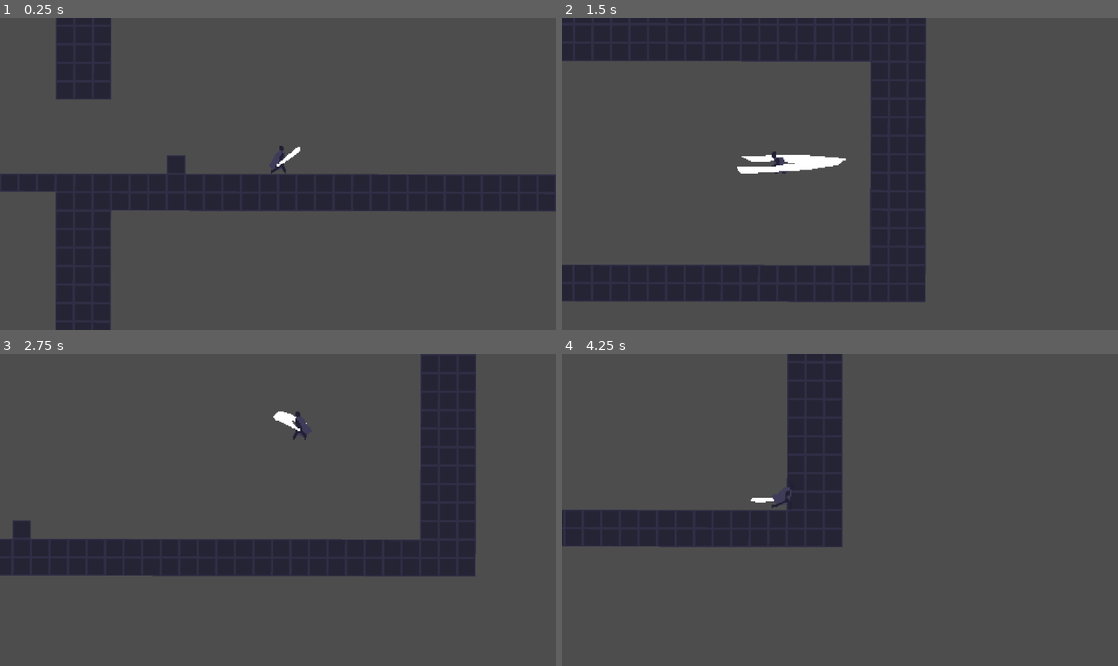
Above: before the commit, frames 1-4 (two rows, left to right).
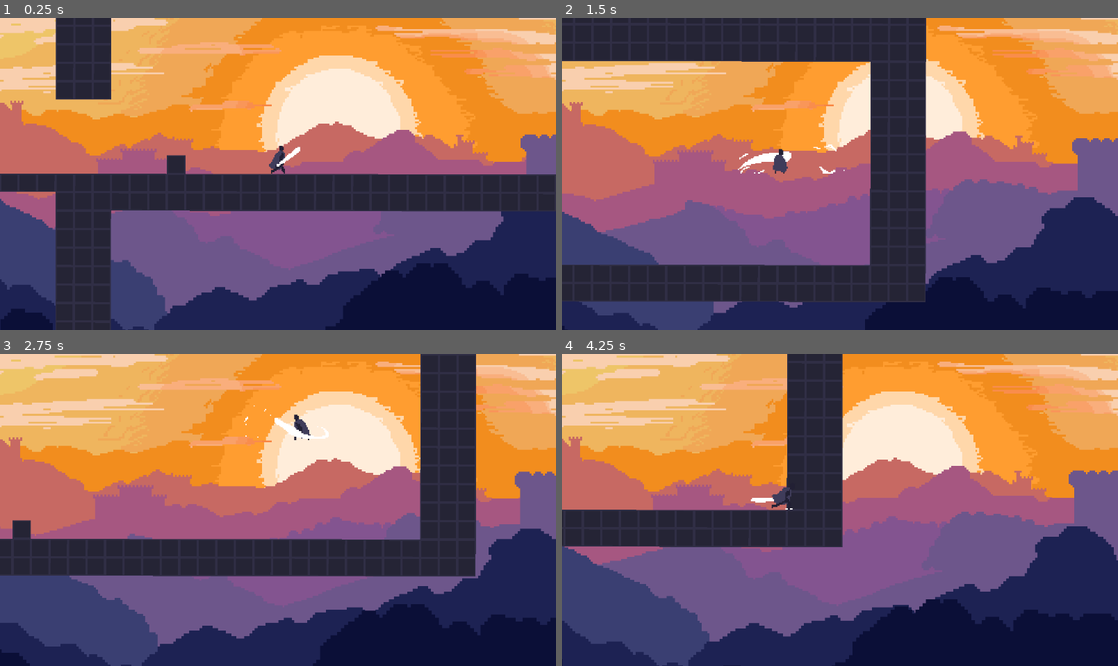
Above: after the commit, the same moments.

Repository: EinarDarri/hr-game-out-of-order
Game: Godot game, scene res://game.tscn
The game is run twice, just before and just after one commit, with the same random seed, the same clock (stepped at 60 frames per second) and the same inputs.
Inputs (mouse positions are in pixels of both pictures, inside the frame that each line leads up to):
- Up to frame 1 (0.25 s): no input
- Up to frame 2 (1.5 s): move the mouse to (962, 158) at 0.52 s; hold D (move_right) from 0.53 s (still down); click (962, 158) at 0.6 s; tap Space (move_jump) at 0.77 s; move the mouse to (728, 189) at 1.27 s; click (728, 189) at 1.35 s
- Up to frame 3 (2.75 s): tap Space (move_jump) at 1.52 s; move the mouse to (333, 441) at 2.02 s; release D (move_right) at 2.03 s; hold A (move_left) from 2.03 s (still down); hold S (look_down) from 2.03 s (still down); click (333, 441) at 2.3 s
- Up to frame 4 (4.25 s): move the mouse to (812, 572) at 2.77 s; release A (move_left) at 2.78 s; release S (look_down) at 2.78 s; hold D (move_right) from 2.78 s (still down); tap W (look_up) at 2.85 s; tap Space (move_jump) at 3.02, 3.77 s; click (812, 572) at 3.05 s; move the mouse to (1006, 556) at 3.52 s; tap Shift (move_dash) at 3.6 s; click (1006, 556) at 3.8 s

The runs differ from the first frame. In frame 1, 82% of the frame differs, in the area x 0-100%, y 0-100%; in frame 2, 77%; in frame 3, 84%; in frame 4, 89%.

Commit message:
Add player animations and new background

Diff:
--- a/game.tscn
+++ b/game.tscn
@@ -1,9 +1,17 @@
-[gd_scene load_steps=7 format=4 uid="uid://ouqwelutt3ob"]
+[gd_scene load_steps=15 format=4 uid="uid://ouqwelutt3ob"]
 
 [ext_resource type="Texture2D" uid="uid://cifvsdngpgri3" path="res://tileset.png" id="1_e2o6t"]
 [ext_resource type="PackedScene" uid="uid://r2kg4a8p4sld" path="res://player/player.tscn" id="2_e2o6t"]
+[ext_resource type="Texture2D" uid="uid://ddrtsvcu03bbj" path="res://map/background/layer1.png" id="2_iotsf"]
 [ext_resource type="PackedScene" uid="uid://dvum5k052ihe6" path="res://enemy/enemy.tscn" id="3_feb5d"]
+[ext_resource type="Texture2D" uid="uid://yqnf44hiopp" path="res://map/background/layer2.png" id="3_lc2xo"]
+[ext_resource type="Texture2D" uid="uid://cstnpx2g78ffw" path="res://map/background/layer3.png" id="4_215e1"]
 [ext_resource type="PackedScene" uid="uid://1qfwhnvx40bb" path="res://spawner/spawner.tscn" id="4_fc0e3"]
+[ext_resource type="Texture2D" uid="uid://y4xvggwpbb4l" path="res://map/background/background.png" id="5_7jktm"]
+[ext_resource type="Texture2D" uid="uid://bt74b1sfkcynu" path="res://map/background/layer4.png" id="5_7sc4i"]
+[ext_resource type="Texture2D" uid="uid://cb8cikrh68cku" path="res://map/background/layer5.png" id="6_80cx4"]
+[ext_resource type="Texture2D" uid="uid://bqu0nshed3o7m" path="res://map/background/layer6.png" id="7_e8heu"]
+[ext_resource type="Texture2D" uid="uid://dj80s3u8gxbg0" path="res://map/background/layer7.png" id="8_rvswv"]
 
 [sub_resource type="TileSetAtlasSource" id="TileSetAtlasSource_fc0e3"]
 texture = ExtResource("1_e2o6t")
@@ -17,6 +25,81 @@
 sources/0 = SubResource("TileSetAtlasSource_fc0e3")
 
 [node name="Game" type="Node2D"]
+
+[node name="Background" type="Node2D" parent="."]
+
+[node name="Parallax2D" type="Parallax2D" parent="Background"]
+scroll_scale = Vector2(0, 0)
+scroll_offset = Vector2(256, 159)
+
+[node name="Sprite2D" type="Sprite2D" parent="Background/Parallax2D"]
+position = Vector2(-23, 25)
+scale = Vector2(1.62977, 1.62977)
+texture = ExtResource("5_7jktm")
+
+[node name="Parallax2D2" type="Parallax2D" parent="Background"]
+scroll_scale = Vector2(0.01, 0.01)
+scroll_offset = Vector2(256, 158)
+
+[node name="Sprite2D" type="Sprite2D" parent="Background/Parallax2D2"]
+position = Vector2(-23, 12)
+scale = Vector2(1.62977, 1.62977)
+texture = ExtResource("2_iotsf")
+
+[node name="Parallax2D3" type="Parallax2D" parent="Background"]
+scroll_scale = Vector2(0.02, 0.02)
+scroll_offset = Vector2(256, 128)
+
+[node name="Sprite2D" type="Sprite2D" parent="Background/Parallax2D3"]
+position = Vector2(-23, 12)
+scale = Vector2(1.62977, 1.62977)
+texture = ExtResource("3_lc2xo")
+
+[node name="Parallax2D4" type="Parallax2D" parent="Background"]
+scroll_scale = Vector2(0.03, 0.03)
+scroll_offset = Vector2(256, 128)
+
+[node name="Sprite2D" type="Sprite2D" parent="Background/Parallax2D4"]
+position = Vector2(-23, 12)
+scale = Vector2(1.62977, 1.62977)
+texture = ExtResource("4_215e1")
+
+[node name="Parallax2D5" type="Parallax2D" parent="Background"]
+scroll_scale = Vector2(0.04, 0.04)
+scroll_offset = Vector2(256, 128)
+
+[node name="Sprite2D" type="Sprite2D" parent="Background/Parallax2D5"]
+position = Vector2(-23, 12)
+scale = Vector2(1.62977, 1.62977)
+texture = ExtResource("5_7sc4i")
+
+[node name="Parallax2D6" type="Parallax2D" parent="Background"]
+scroll_scale = Vector2(0.05, 0.05)
+scroll_offset = Vector2(256, 128)
+
+[node name="Sprite2D" type="Sprite2D" parent="Background/Parallax2D6"]
+position = Vector2(-23, 81)
+scale = Vector2(1.76655, 1.76655)
+texture = ExtResource("6_80cx4")
+
+[node name="Parallax2D7" type="Parallax2D" parent="Background"]
+scale = Vector2(1.14898, 1.14898)
+scroll_scale = Vector2(0.08, 0.08)
+scroll_offset = Vector2(256, 128)
+
+[node name="Sprite2D" type="Sprite2D" parent="Background/Parallax2D7"]
+position = Vector2(-23, 12)
+scale = Vector2(1.97426, 1.97426)
+texture = ExtResource("7_e8heu")
+
+[node name="Parallax2D8" type="Parallax2D" parent="Background"]
+scroll_scale = Vector2(0.15, 0.15)
+scroll_offset = Vector2(256, 128)
+
+[node name="Sprite2D" type="Sprite2D" parent="Background/Parallax2D8"]
+position = Vector2(-23, -48)
+scale = Vector2(3.01744, 3.01744)
+texture = ExtResource("8_rvswv")
 
 [node name="TileMapLayer" type="TileMapLayer" parent="."]
 rotation = 0.00196404
--- a/player/player.gd
+++ b/player/player.gd
@@ -50,7 +50,6 @@
 
 	if _attack_buffered and attack_timer.time_left == 0:
 		animated_sprite_2d.play("Slash")
-		animated_sprite_2d.frame = 0
 		attack_timer.start()
 		attack_animation_timer.start()
 		_attack_buffered = false
--- a/player/player.tscn
+++ b/player/player.tscn
@@ -1,7 +1,7 @@
-[gd_scene load_steps=27 format=3 uid="uid://r2kg4a8p4sld"]
+[gd_scene load_steps=28 format=3 uid="uid://r2kg4a8p4sld"]
 
 [ext_resource type="Script" uid="uid://bvwwocn1ycoyr" path="res://player/player.gd" id="1_i3pqv"]
-[ext_resource type="Texture2D" uid="uid://djf7gx5t2v5rg" path="res://player/player_animations.png" id="2_qjkh3"]
+[ext_resource type="Texture2D" uid="uid://mlpbvaqcpuvt" path="res://player/player.png" id="2_qjkh3"]
 [ext_resource type="Script" uid="uid://biehrvcex47r" path="res://player/look_direction.gd" id="3_g1dw6"]
 [ext_resource type="Script" uid="uid://dkjj6uf4g82d1" path="res://player/camera.gd" id="3_yw30f"]
 [ext_resource type="Script" uid="uid://ch56xqeo31dw5" path="res://player/state_man.gd" id="5_qjkh3"]
@@ -78,6 +78,10 @@
 atlas = ExtResource("2_qjkh3")
 region = Rect2(448, 63, 112, 63)
 
+[sub_resource type="AtlasTexture" id="AtlasTexture_g4c7l"]
+atlas = ExtResource("2_qjkh3")
+region = Rect2(560, 63, 112, 63)
+
 [sub_resource type="SpriteFrames" id="SpriteFrames_x7c3f"]
 animations = [{
 "frames": [{
@@ -149,6 +153,9 @@
 }, {
 "duration": 1.0,
 "texture": SubResource("AtlasTexture_s7qer")
+}, {
+"duration": 1.0,
+"texture": SubResource("AtlasTexture_g4c7l")
 }],
 "loop": false,
 "name": &"Slash",
@@ -171,6 +178,8 @@
 position = Vector2(0, -17)
 sprite_frames = SubResource("SpriteFrames_x7c3f")
 animation = &"Slash"
+frame = 5
+frame_progress = 1.0
 
 [node name="CollisionShape2D" type="CollisionShape2D" parent="."]
 position = Vector2(0, -10)
Binary file added: map/background/background.aseprite
Binary file added: map/background/background.png
Not shown, added: map/background/background.png.import
Binary file added: map/background/layer1.png
Not shown, added: map/background/layer1.png.import
Binary file added: map/background/layer2.png
Not shown, changed: map/background/layer2.png.import
Binary file added: map/background/layer3.png
Not shown, added: map/background/layer3.png.import
Binary file added: map/background/layer4.png
Not shown, added: map/background/layer4.png.import
Binary file added: map/background/layer5.png
(and 8 more such lines)
